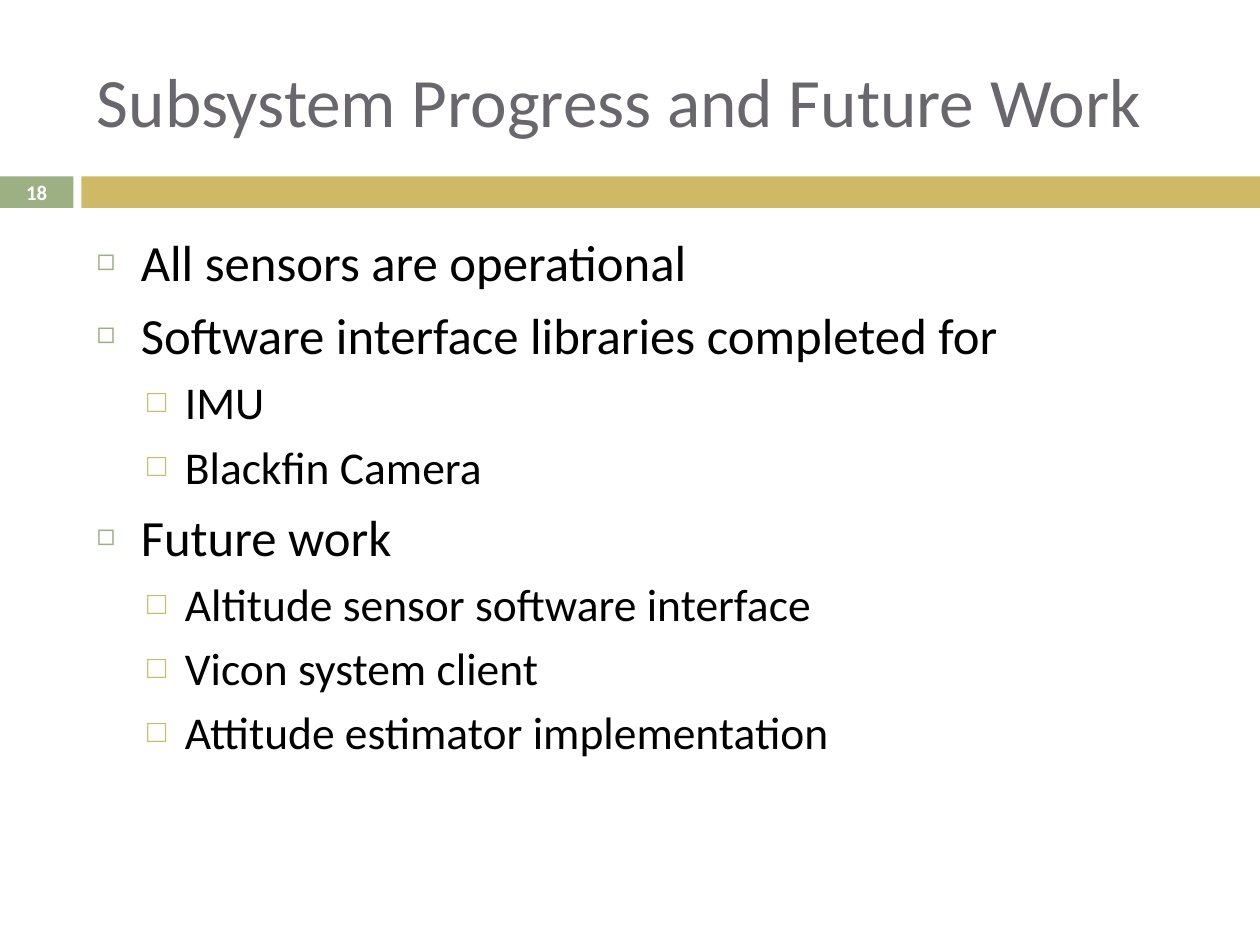
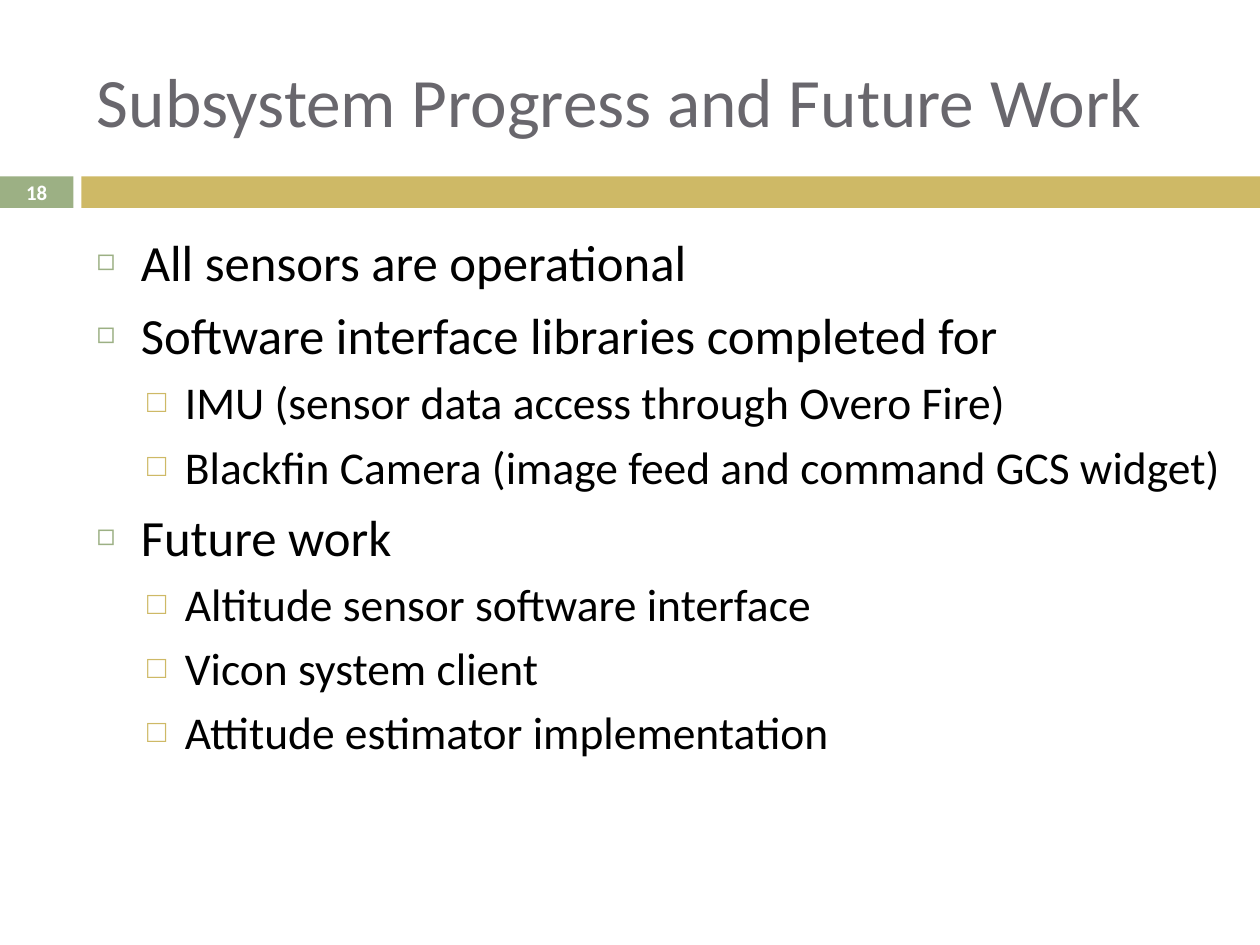
Before and after one commit to lijian8/ahns10, a slide deck: slide 18 of docproject/official_ahns/presentations/liam_semester1.pptx. Drawn at 1260x945 pixels with LibreOffice and Linux fonts; fonts in the diff are those of the drawing. Boxes give left, top, right and bottom in pixels: in the first picture for what was removed or moved away, otherwise in the second. Text is boxed around its words. In the diff, an @@ line names an element or a change of style, - is before the commit and + after.

```diff
--- a/docproject/official_ahns/presentations/liam_semester1.pptx
+++ b/docproject/official_ahns/presentations/liam_semester1.pptx
@@ text at bbox=[185, 386, 1219, 492]: text changed @@
-  □ IMU
-  □ Blackfin Camera
+  □ IMU (sensor data access through Overo Fire)
+  □ Blackfin Camera (image feed and command GCS widget)
```
Also in this commit, not shown: 9 other slides changed.
